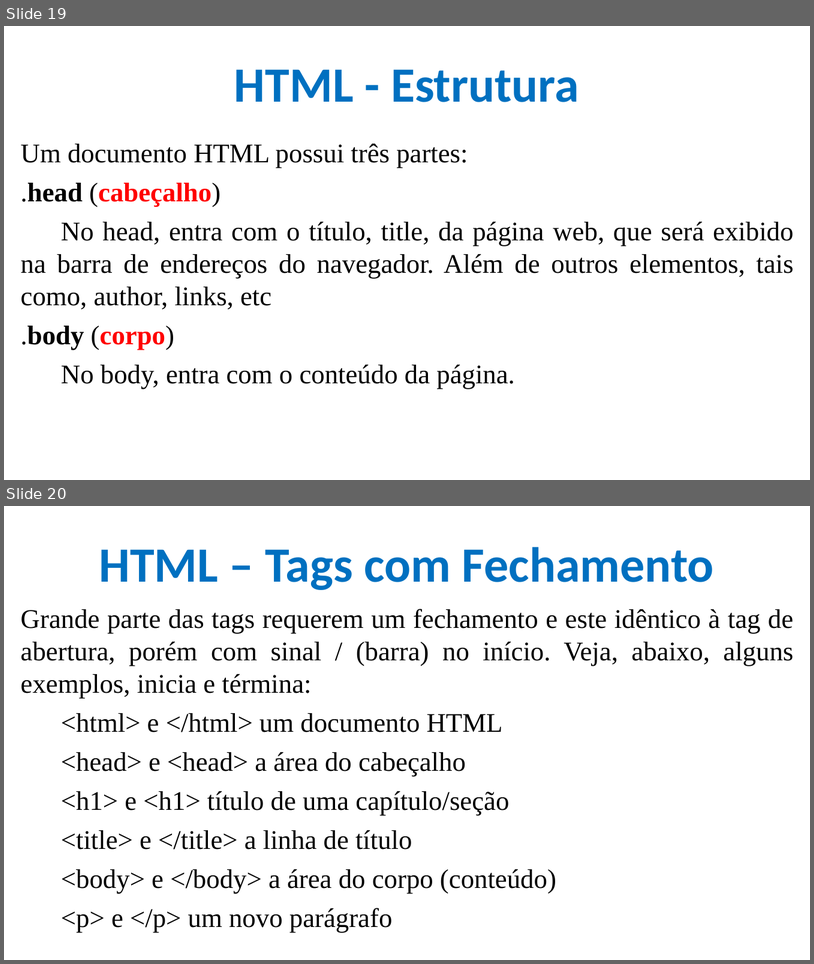
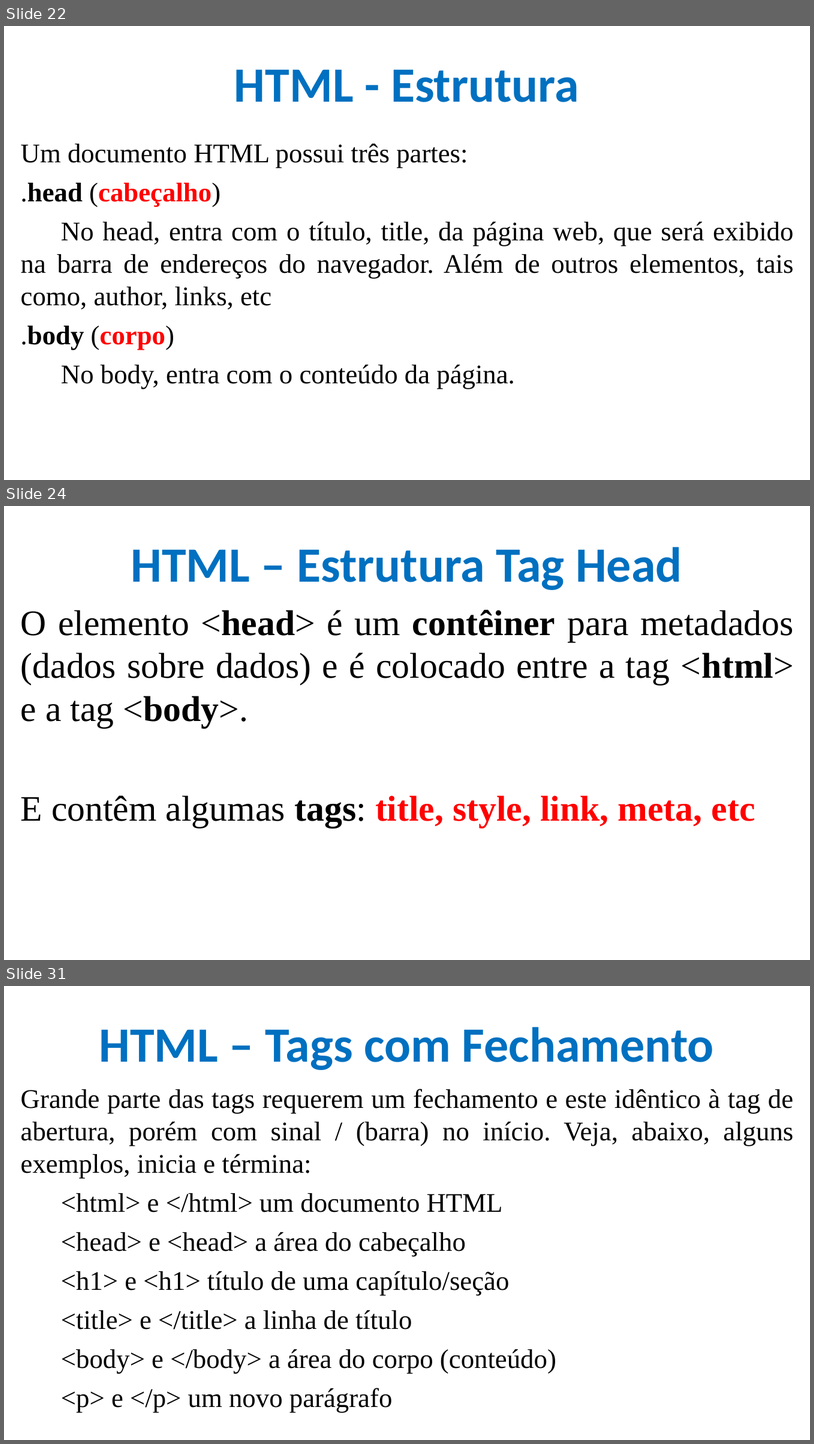
Before and after one commit to CloudEducationBrazil/WydenDesenvolvimentoWebPHP, a slide deck: 01 Classes/Aula 02, 03, 04 Desenvolvimento Web Caracterização - HTML.pptx. Shown one above the other, each under a label of ours: slides 19 and 20 before the commit, slides 22, 24 and 31 after it; the slides between them are not shown. The pictures are 814x964 and 814x1444 pixels, drawn with LibreOffice and Linux fonts; fonts in the diff are those of the drawing; background and template pictures are left out. Boxes give left, top, right and bottom in pixels: in the first picture for what was removed or moved away, otherwise in the second. Text is boxed around its words. In the diff, an @@ line names an element or a change of style, - is before the commit and + after.

```diff
--- a/01 Classes/Aula 02, 03, 04 Desenvolvimento Web Caracterização - HTML.pptx
+++ b/01 Classes/Aula 02, 03, 04 Desenvolvimento Web Caracterização - HTML.pptx
@@ slide 24 added at (4, 506, 810, 960), background picture (left out) @@
@@ title added at (131, 547, 683, 590), 44 pt, text #0070C0, bold @@
+HTML – Estrutura Tag Head
@@ text added at (21, 610, 794, 827), 32 pt, text #000000 @@
+O elemento <head> é um contêiner para metadados (dados sobre dados) e é colocado entre a tag <html> e a tag <body>.
+E contêm algumas tags: title, style, link, meta, etc
@@ what was slide 19 is now slide 22 @@
@@ what was slide 20 is now slide 31 @@
```
Also in this commit, not shown: 2 slides changed, 12 other slides added.
